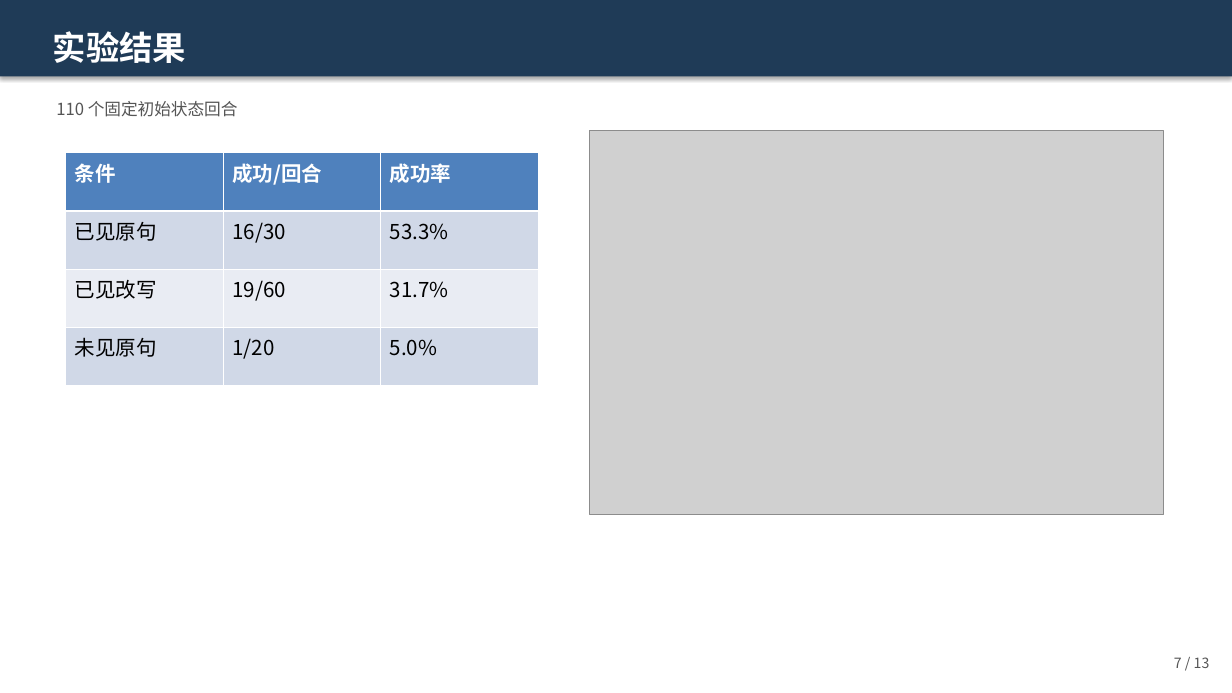
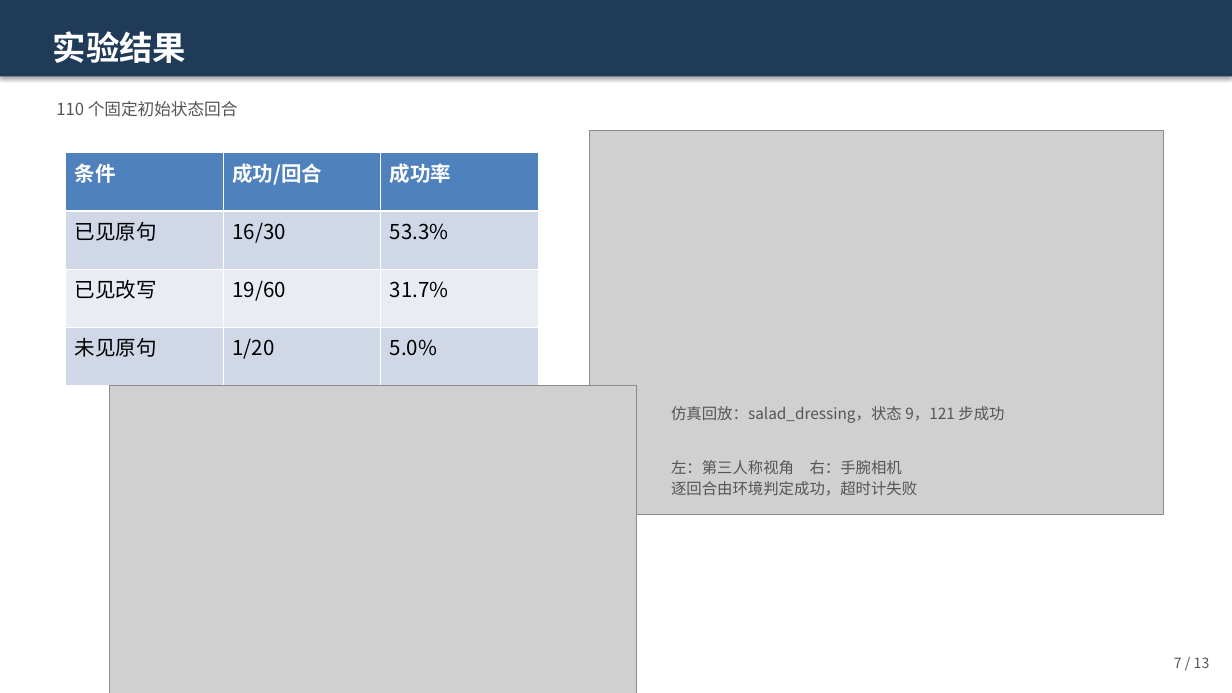
Before and after one commit to linzero1221/smolvla-course, a slide deck: slide 7 of deliverables/slides/smolvla_course_slides.pptx. Drawn at 1232x693 pixels with LibreOffice and Linux fonts; fonts in the diff are those of the drawing; grey boxes stand for pictures. Boxes give left, top, right and bottom in pixels: in the first picture for what was removed or moved away, otherwise in the second. Text is boxed around its words. In the diff, an @@ line names an element or a change of style, - is before the commit and + after.

```diff
--- a/deliverables/slides/smolvla_course_slides.pptx
+++ b/deliverables/slides/smolvla_course_slides.pptx
@@ picture added at bbox=[109, 385, 637, 693] @@
@@ text added at bbox=[671, 406, 1004, 423], 12 pt, text #555555 @@
+仿真回放：salad_dressing，状态 9，121 步成功
@@ text added at bbox=[671, 460, 917, 496], 12 pt, text #555555 @@
+左：第三人称视角 右：手腕相机
+逐回合由环境判定成功，超时计失败
```
Also in this commit, not shown: 1 other slide changed, 11 other files.
